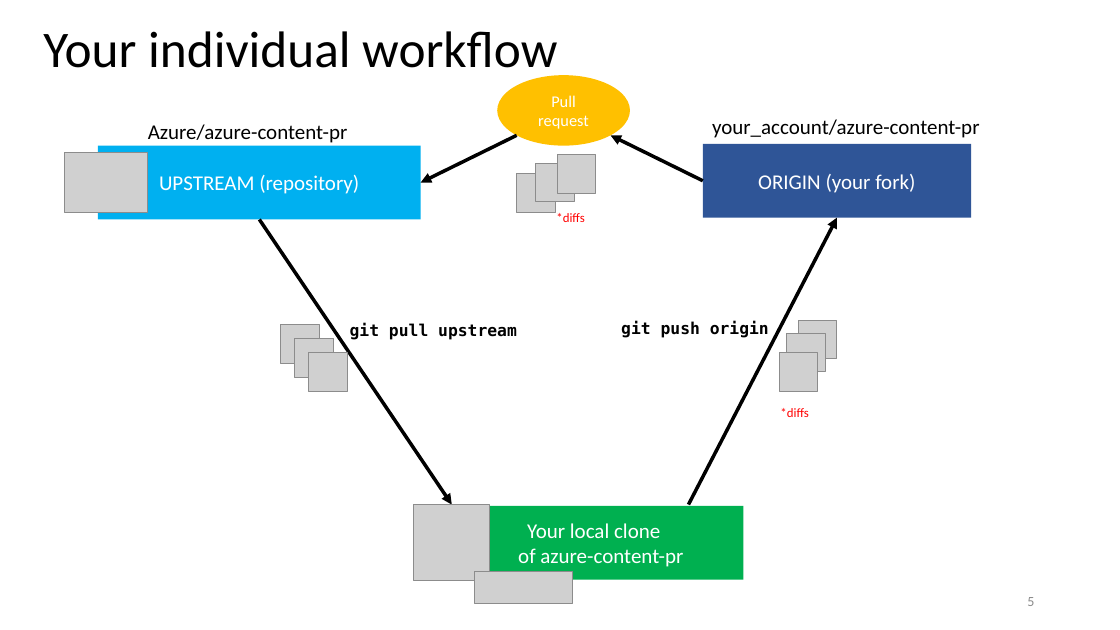
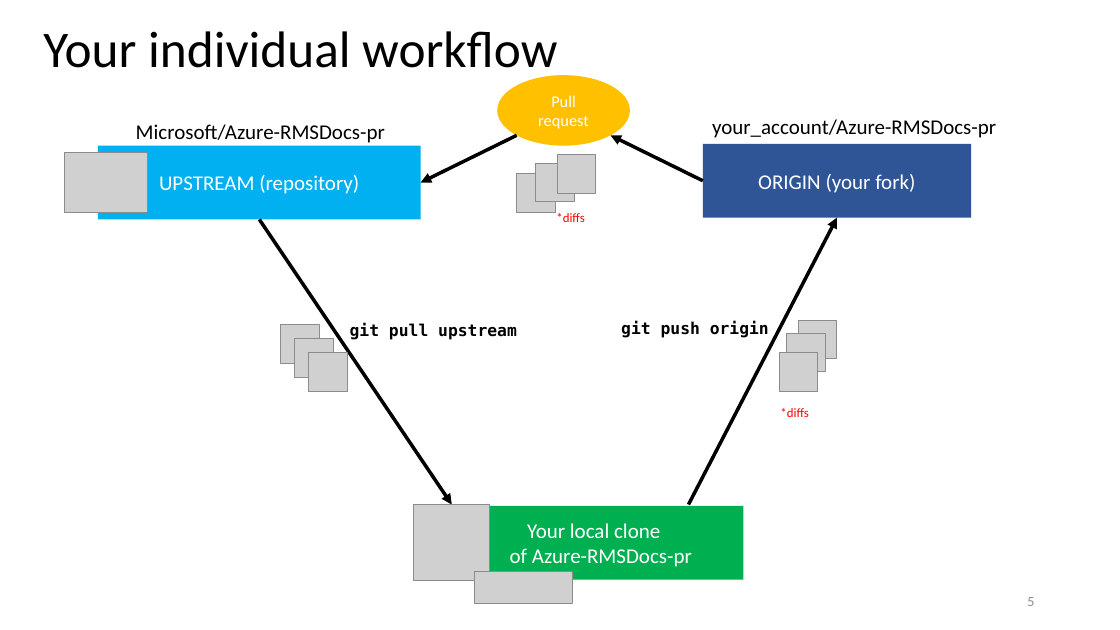
Before and after one commit to karthikaraman/Docs, a slide deck: slide 5 of PartnerTraining/git-github-workflow-training.pptx. Drawn at 1120x630 pixels with LibreOffice and Linux fonts; fonts in the diff are those of the drawing; grey boxes stand for pictures. Boxes give left, top, right and bottom in pixels: in the first picture for what was removed or moved away, otherwise in the second. Text is boxed around its words. In the diff, an @@ line names an element or a change of style, - is before the commit and + after.

```diff
--- a/PartnerTraining/git-github-workflow-training.pptx
+++ b/PartnerTraining/git-github-workflow-training.pptx
@@ text at [712, 119, 996, 138]: text changed @@
-your_account/azure-content-pr
+your_account/Azure-RMSDocs-pr
@@ text at [136, 124, 385, 146]: text changed @@
-Azure/azure-content-pr
+Microsoft/Azure-RMSDocs-pr
@@ text in rectangle at [510, 523, 692, 567]: text changed @@
-Your local clone
-of azure-content-pr
+Your local clone
+of Azure-RMSDocs-pr
```
Also in this commit, not shown: 8 other slides changed, 1 other file.
